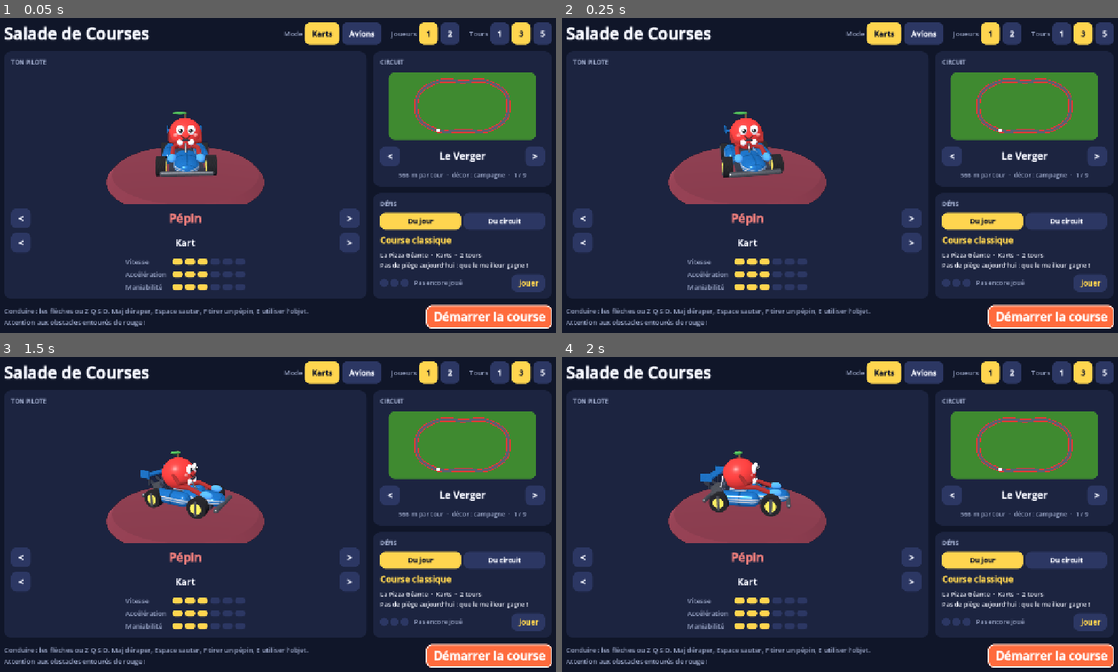
Above: before the commit, frames 1-4 (two rows, left to right).
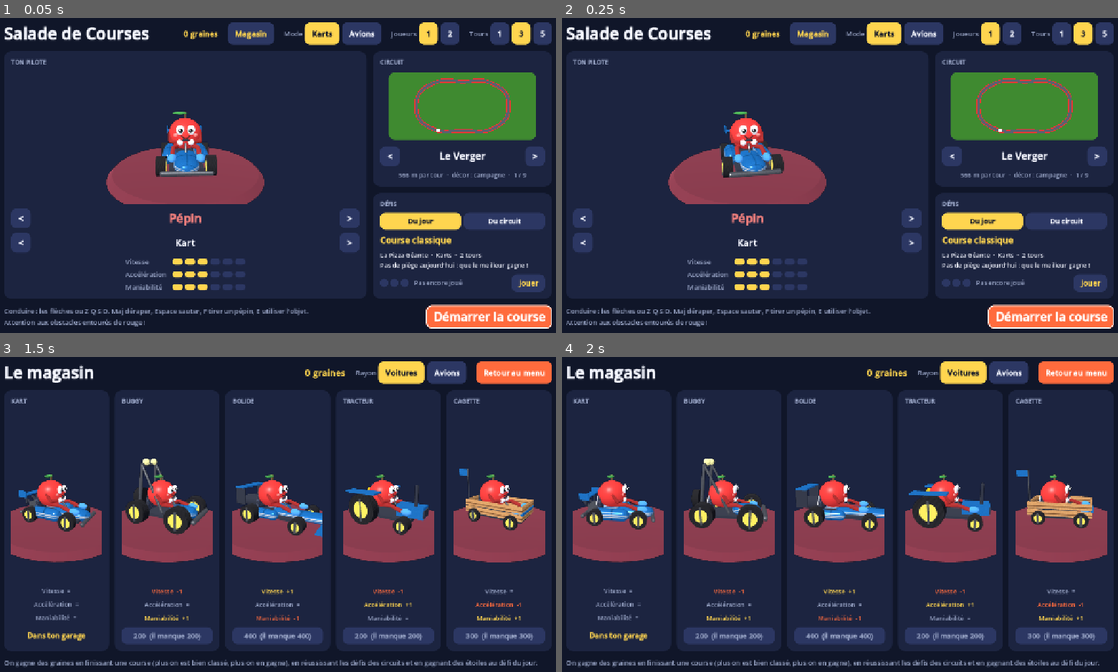
Above: after the commit, the same moments.

Repository: mariusortiz/salade-de-courses
Game: Godot game, scene res://main.tscn
The game is run twice, just before and just after one commit, with the same random seed, the same clock (stepped at 60 frames per second) and the same inputs.
Inputs (mouse positions are in pixels of both pictures, inside the frame that each line leads up to):
- Up to frame 1 (0.05 s): no input
- Up to frame 2 (0.25 s): no input
- Up to frame 3 (1.5 s): click (250, 372) at 0.5 s, where only the run after the commit has a clickable "Magasin"; click (400, 372) at 1.25 s, where only the run after the commit has a clickable "Voitures"
- Up to frame 4 (2 s): no input

The runs differ from the first frame. In frame 1, 0.7% of the frame differs, in the area x 32-50%, y 1-9%; in frame 2, 0.7%; in frame 3, 37%; in frame 4, 37%, in the area x 0-100%, y 1-99%.

Commit message:
Ajoute le magasin de voitures et d'avions, payé en graines gagnées en course
Co-Authored-By: Claude Fable 5.2 <noreply@anthropic.com>

Diff:
--- a/donnees/reglages.gd
+++ b/donnees/reglages.gd
@@ -32,6 +32,11 @@
 # Les obstacles : les toucher fait faire un tête-à-queue
 const OBSTACLES_VITESSE := 1.2  # la vitesse de ceux qui bougent
 const OBSTACLES_AVIONS := 3     # en avion : un obstacle tous les 3 anneaux
+
+# Les graines : la monnaie du magasin
+const GRAINES_PAR_PLACE := [50, 30, 20, 10, 10, 10]  # ce qu'on gagne en finissant 1er, 2e, 3e... (pour 3 tours)
+const GRAINES_DEFI := 100     # pour un défi de circuit réussi la première fois
+const GRAINES_ETOILE := 30    # pour chaque nouvelle étoile du défi du jour
 
 # Le saut
 const SAUT_FORCE := 6.5       # plus grand = on saute plus haut (au-dessus de 7, on passe par-dessus les barrières)
--- a/donnees/vehicules.gd
+++ b/donnees/vehicules.gd
@@ -6,6 +6,8 @@
 #    avion         son nom dans le mode Avions, où chaque véhicule devient un avion
 #    forme         "kart", "buggy", "bolide", "tracteur" ou "cagette"
 #                  (les formes sont fabriquées dans jeu/fruit.gd)
+#    prix          son prix au magasin, en graines (0 = on l'a dès le début)
+#    prix_avion    le prix de l'avion
 #    vitesse, acceleration, maniabilite
 #                  ce que le véhicule ajoute (1) ou enlève (-1) aux points du pilote
 #
@@ -14,9 +16,9 @@
 extends RefCounted
 
 const VEHICULES := [
-	{"nom": "Kart", "avion": "Monoplan", "forme": "kart", "vitesse": 0, "acceleration": 0, "maniabilite": 0},
-	{"nom": "Buggy", "avion": "Biplan", "forme": "buggy", "vitesse": -1, "acceleration": 0, "maniabilite": 1},
-	{"nom": "Bolide", "avion": "Jet", "forme": "bolide", "vitesse": 1, "acceleration": 0, "maniabilite": -1},
-	{"nom": "Tracteur", "avion": "Coucou", "forme": "tracteur", "vitesse": -1, "acceleration": 1, "maniabilite": 0},
-	{"nom": "Cagette", "avion": "Planeur", "forme": "cagette", "vitesse": 0, "acceleration": -1, "maniabilite": 1},
+	{"nom": "Kart", "avion": "Monoplan", "forme": "kart", "vitesse": 0, "acceleration": 0, "maniabilite": 0, "prix": 0, "prix_avion": 0},
+	{"nom": "Buggy", "avion": "Biplan", "forme": "buggy", "vitesse": -1, "acceleration": 0, "maniabilite": 1, "prix": 200, "prix_avion": 200},
+	{"nom": "Bolide", "avion": "Jet", "forme": "bolide", "vitesse": 1, "acceleration": 0, "maniabilite": -1, "prix": 400, "prix_avion": 400},
+	{"nom": "Tracteur", "avion": "Coucou", "forme": "tracteur", "vitesse": -1, "acceleration": 1, "maniabilite": 0, "prix": 200, "prix_avion": 200},
+	{"nom": "Cagette", "avion": "Planeur", "forme": "cagette", "vitesse": 0, "acceleration": -1, "maniabilite": 1, "prix": 300, "prix_avion": 300},
 ]
--- a/jeu/defi.gd
+++ b/jeu/defi.gd
@@ -37,6 +37,12 @@
 	return contenu if contenu is Dictionary else {}
 
 
+static func _ecrire(tout: Dictionary) -> void:
+	var fichier := FileAccess.open(FICHIER, FileAccess.WRITE)
+	if fichier != null:
+		fichier.store_string(JSON.stringify(tout))
+
+
 static func etoiles_du_jour() -> int:
 	return int(_lire().get(_date(), 0))
 
@@ -46,9 +52,7 @@
 	var etoiles := 3 if place == 1 else (2 if place <= 3 else 1)
 	var tout := _lire()
 	tout[_date()] = maxi(etoiles, int(tout.get(_date(), 0)))
-	var fichier := FileAccess.open(FICHIER, FileAccess.WRITE)
-	if fichier != null:
-		fichier.store_string(JSON.stringify(tout))
+	_ecrire(tout)
 	return etoiles
 
 
@@ -56,7 +60,6 @@
 static func serie() -> int:
 	var tout := _lire()
 	var jours := 0
-	tout.erase("circuits")
 	var depuis := 0 if tout.has(_date()) else 1  # si on n'a pas encore joué aujourd'hui, la série tient toujours
 	while tout.has(_date(depuis + jours)):
 		jours += 1
@@ -128,6 +131,4 @@
 	if not faits.has(cle):
 		faits.append(cle)
 	tout["circuits"][nom_du_circuit] = faits
-	var fichier := FileAccess.open(FICHIER, FileAccess.WRITE)
-	if fichier != null:
-		fichier.store_string(JSON.stringify(tout))
+	_ecrire(tout)
--- /dev/null
+++ b/jeu/magasin.gd
@@ -0,0 +1,53 @@
+# Le magasin : on gagne des graines en course, et on les dépense pour acheter
+# des voitures et des avions. Le porte-monnaie et le garage sont gardés sur l'appareil,
+# dans le même fichier que les défis.
+extends RefCounted
+
+const Defi = preload("res://jeu/defi.gd")
+const Vehicules = preload("res://donnees/vehicules.gd")
+
+
+static func graines() -> int:
+	return int(Defi._lire().get("graines", 0))
+
+
+static func gagner(combien: int) -> void:
+	var tout: Dictionary = Defi._lire()
+	tout["graines"] = int(tout.get("graines", 0)) + combien
+	Defi._ecrire(tout)
+
+
+static func prix(numero: int, avion: bool) -> int:
+	return int(Vehicules.VEHICULES[numero].get("prix_avion" if avion else "prix", 0))
+
+
+# Le nom sous lequel un véhicule est rangé dans le garage.
+static func _etiquette(numero: int, avion: bool) -> String:
+	return ("avion:" if avion else "voiture:") + str(Vehicules.VEHICULES[numero]["forme"])
+
+
+# Ce véhicule est-il à nous ? Ceux qui ne coûtent rien le sont toujours.
+static func possede(numero: int, avion: bool) -> bool:
+	if prix(numero, avion) <= 0:
+		return true
+	var garage = Defi._lire().get("garage", [])
+	return garage is Array and garage.has(_etiquette(numero, avion))
+
+
+# Les numéros de tous les véhicules qu'on possède, dans l'ordre.
+static func garage(avion: bool) -> Array:
+	return range(Vehicules.VEHICULES.size()).filter(func(i): return possede(i, avion))
+
+
+# Achète un véhicule si on a assez de graines. Répond true si c'est fait.
+static func acheter(numero: int, avion: bool) -> bool:
+	var tout: Dictionary = Defi._lire()
+	var cout := prix(numero, avion)
+	if possede(numero, avion) or int(tout.get("graines", 0)) < cout:
+		return false
+	tout["graines"] = int(tout.get("graines", 0)) - cout
+	var a_nous: Array = tout.get("garage", []) if tout.get("garage") is Array else []
+	a_nous.append(_etiquette(numero, avion))
+	tout["garage"] = a_nous
+	Defi._ecrire(tout)
+	return true
--- a/jeu/main.gd
+++ b/jeu/main.gd
@@ -10,6 +10,7 @@
 const Decor = preload("res://jeu/decor.gd")
 const Fruit = preload("res://jeu/fruit.gd")
 const Defi = preload("res://jeu/defi.gd")
+const Magasin = preload("res://jeu/magasin.gd")
 
 # Les couleurs du menu.
 const FOND := Color("#101629")
@@ -29,6 +30,9 @@
 var defi := {}             # le défi du jour, quand on est en train de le jouer
 var tournants: Array = []  # les plateaux du menu, qui tournent pour montrer les pilotes
 var angle := 0.0
+var au_magasin := false     # true = on regarde le magasin au lieu du menu
+var rayon_avions := false   # le rayon du magasin : les voitures ou les avions
+var en_demo := false
 
 # Pour les essais automatiques (voir le README, partie « Vérifier »).
 var essai_circuit := -1
@@ -78,6 +82,11 @@
 			choix["vehicules"] = [int(option.trim_prefix("--vehicule=")), int(option.trim_prefix("--vehicule="))]
 		elif option.begins_with("--circuit="):
 			choix["circuit"] = int(option.trim_prefix("--circuit="))
+		elif option == "--magasin":
+			au_magasin = true
+			rayon_avions = choix["avions"]
+		elif option.begins_with("--graines="):
+			Magasin.gagner(int(option.trim_prefix("--graines=")))
 		elif option.begins_with("--onglet="):
 			choix["onglet"] = int(option.trim_prefix("--onglet="))
 		elif option.begins_with("--joueurs="):
@@ -127,6 +136,13 @@
 	var page := VBoxContainer.new()
 	page.add_theme_constant_override("separation", 14)
 	marge.add_child(page)
+	if au_magasin:
+		_montrer_le_magasin(page)
+		return
+	# Si le véhicule choisi n'est pas (ou plus) dans le garage, on reprend le premier.
+	for j in 2:
+		if not Magasin.possede(choix["vehicules"][j], choix["avions"]):
+			choix["vehicules"][j] = 0
 
 	# En haut : le titre, puis le mode, le nombre de joueurs et le nombre de tours.
 	var entete := HBoxContainer.new()
@@ -134,6 +150,13 @@
 	page.add_child(entete)
 	var titre := _texte(entete, R.TITRE, 36, TEXTE, true)
 	titre.size_flags_horizontal = Control.SIZE_EXPAND_FILL
+	_texte(entete, "%d graines" % Magasin.graines(), 17, JAUNE, true).vertical_alignment = VERTICAL_ALIGNMENT_CENTER
+	var boutique := _bouton("Magasin", CARTE_CLAIRE, JAUNE, 17)
+	boutique.pressed.connect(func():
+		au_magasin = true
+		rayon_avions = choix["avions"]
+		_montrer_menu())
+	entete.add_child(boutique)
 	_reglette(entete, "Mode", ["Karts", "Avions"], 1 if choix["avions"] else 0, func(i): choix["avions"] = i == 1)
 	_reglette(entete, "Joueurs", ["1", "2"], choix["joueurs"] - 1, func(i): choix["joueurs"] = i + 1)
 	_reglette(entete, "Tours", R.CHOIX_DE_TOURS.map(func(t): return str(t)), R.CHOIX_DE_TOURS.find(choix["tours"]), func(i): choix["tours"] = R.CHOIX_DE_TOURS[i])
@@ -185,11 +208,38 @@
 	var pilote: Dictionary = Pilotes.PILOTES[choix["pilotes"][j]]
 	var vehicule: Dictionary = Vehicules.VEHICULES[choix["vehicules"][j]]
 
-	# L'aperçu en 3D.
+	_apercu(carte, pilote, vehicule, choix["avions"])
+
+	var nombre := Pilotes.PILOTES.size()
+	_selecteur(carte, pilote["nom"], Color(pilote["couleur"]).lightened(0.35), 26,
+		func(): choix["pilotes"][j] = (choix["pilotes"][j] + nombre - 1) % nombre,
+		func(): choix["pilotes"][j] = (choix["pilotes"][j] + 1) % nombre)
+	# On ne peut choisir que les véhicules de son garage (les autres s'achètent au magasin).
+	var garage: Array = Magasin.garage(choix["avions"])
+	var rang: int = maxi(0, garage.find(choix["vehicules"][j]))
+	_selecteur(carte, vehicule["avion"] if choix["avions"] else vehicule["nom"], TEXTE, 20,
+		func(): choix["vehicules"][j] = garage[(rang + garage.size() - 1) % garage.size()],
+		func(): choix["vehicules"][j] = garage[(rang + 1) % garage.size()])
+
+	# Les points : ceux du pilote, plus ou moins ceux du véhicule.
+	var points := GridContainer.new()
+	points.columns = 2
+	points.add_theme_constant_override("h_separation", 14)
+	points.add_theme_constant_override("v_separation", 6)
+	points.size_flags_horizontal = Control.SIZE_SHRINK_CENTER
+	carte.add_child(points)
+	for qualite in [["Vitesse", "vitesse"], ["Accélération", "acceleration"], ["Maniabilité", "maniabilite"]]:
+		_texte(points, qualite[0], 15, DISCRET)
+		_pastilles(points, pilote[qualite[1]] + vehicule[qualite[1]], 6, JAUNE)
+
+
+# Montre un pilote dans son véhicule, en 3D, sur un plateau qui tourne.
+# etroit : true quand la carte est plus haute que large (au magasin).
+func _apercu(parent: Control, pilote: Dictionary, vehicule: Dictionary, en_avion: bool, etroit := false) -> void:
 	var cadre := SubViewportContainer.new()
 	cadre.stretch = true
 	cadre.size_flags_vertical = Control.SIZE_EXPAND_FILL
-	carte.add_child(cadre)
+	parent.add_child(cadre)
 	var scene := SubViewport.new()
 	scene.own_world_3d = true
 	scene.transparent_bg = true
@@ -210,7 +260,7 @@
 	scene.add_child(plateau)
 	tournants.append(plateau)
 	var socle := CylinderMesh.new()
-	socle.top_radius = 5.4 if choix["avions"] else 2.7
+	socle.top_radius = 5.4 if en_avion else 2.7
 	socle.bottom_radius = socle.top_radius + 0.2
 	socle.height = 0.2
 	var disque := MeshInstance3D.new()
@@ -218,34 +268,73 @@
 	var teinte := StandardMaterial3D.new()
 	teinte.albedo_color = Color(pilote["couleur"]).lerp(CARTE, 0.55)
 	disque.material_override = teinte
-	disque.position.y = -0.5 if choix["avions"] else -0.1
+	disque.position.y = -0.5 if en_avion else -0.1
 	plateau.add_child(disque)
-	plateau.add_child(Fruit.creer(pilote, vehicule, choix["avions"]))
+	plateau.add_child(Fruit.creer(pilote, vehicule, en_avion))
 	var camera := Camera3D.new()
 	camera.fov = 40.0
 	scene.add_child(camera)
-	camera.position = Vector3(0, 4.0, -11.5) if choix["avions"] else Vector3(0, 2.7, -6.8)
+	camera.position = Vector3(0, 4.0, -11.5) if en_avion else Vector3(0, 2.7, -6.8)
 	camera.look_at(Vector3(0, 1.1, 0))
-
-	var nombre := Pilotes.PILOTES.size()
-	_selecteur(carte, pilote["nom"], Color(pilote["couleur"]).lightened(0.35), 26,
-		func(): choix["pilotes"][j] = (choix["pilotes"][j] + nombre - 1) % nombre,
-		func(): choix["pilotes"][j] = (choix["pilotes"][j] + 1) % nombre)
-	var garage := Vehicules.VEHICULES.size()
-	_selecteur(carte, vehicule["avion"] if choix["avions"] else vehicule["nom"], TEXTE, 20,
-		func(): choix["vehicules"][j] = (choix["vehicules"][j] + garage - 1) % garage,
-		func(): choix["vehicules"][j] = (choix["vehicules"][j] + 1) % garage)
-
-	# Les points : ceux du pilote, plus ou moins ceux du véhicule.
-	var points := GridContainer.new()
-	points.columns = 2
-	points.add_theme_constant_override("h_separation", 14)
-	points.add_theme_constant_override("v_separation", 6)
-	points.size_flags_horizontal = Control.SIZE_SHRINK_CENTER
-	carte.add_child(points)
-	for qualite in [["Vitesse", "vitesse"], ["Accélération", "acceleration"], ["Maniabilité", "maniabilite"]]:
-		_texte(points, qualite[0], 15, DISCRET)
-		_pastilles(points, pilote[qualite[1]] + vehicule[qualite[1]], 6, JAUNE)
+	if etroit:
+		camera.keep_aspect = Camera3D.KEEP_WIDTH
+		camera.fov = 46.0 if en_avion else 33.0
+
+
+# ── Le magasin ───────────────────────────────────────────────
+
+# Le magasin a deux rayons : les voitures et les avions. On paie avec les graines gagnées en course.
+func _montrer_le_magasin(page: Control) -> void:
+	var entete := HBoxContainer.new()
+	entete.add_theme_constant_override("separation", 22)
+	page.add_child(entete)
+	var titre := _texte(entete, "Le magasin", 36, TEXTE, true)
+	titre.size_flags_horizontal = Control.SIZE_EXPAND_FILL
+	var graines: int = Magasin.graines()
+	_texte(entete, "%d graines" % graines, 20, JAUNE, true).vertical_alignment = VERTICAL_ALIGNMENT_CENTER
+	_reglette(entete, "Rayon", ["Voitures", "Avions"], 1 if rayon_avions else 0, func(i): rayon_avions = i == 1)
+	var retour := _bouton("Retour au menu", ACCENT, Color.WHITE, 17)
+	retour.pressed.connect(func():
+		au_magasin = false
+		_montrer_menu())
+	entete.add_child(retour)
+
+	var rayon := HBoxContainer.new()
+	rayon.add_theme_constant_override("separation", 12)
+	rayon.size_flags_vertical = Control.SIZE_EXPAND_FILL
+	page.add_child(rayon)
+	var pilote: Dictionary = Pilotes.PILOTES[choix["pilotes"][0]]
+	for numero in Vehicules.VEHICULES.size():
+		var vehicule: Dictionary = Vehicules.VEHICULES[numero]
+		var carte := _carte(rayon, vehicule["avion"] if rayon_avions else vehicule["nom"])
+		carte.get_parent().size_flags_horizontal = Control.SIZE_EXPAND_FILL
+		_apercu(carte, pilote, vehicule, rayon_avions, true)
+		for qualite in [["Vitesse", "vitesse"], ["Accélération", "acceleration"], ["Maniabilité", "maniabilite"]]:
+			var plus: int = vehicule[qualite[1]]
+			var ligne := _texte(carte, "%s  %s" % [qualite[0], ("+%d" % plus) if plus > 0 else ("%d" % plus if plus < 0 else "=")], 14, JAUNE if plus > 0 else (ACCENT if plus < 0 else DISCRET))
+			ligne.horizontal_alignment = HORIZONTAL_ALIGNMENT_CENTER
+		var prix: int = Magasin.prix(numero, rayon_avions)
+		if Magasin.possede(numero, rayon_avions):
+			var a_nous := _bouton("Dans ton garage", CARTE, JAUNE, 16)
+			a_nous.disabled = true
+			a_nous.add_theme_color_override("font_disabled_color", JAUNE)
+			a_nous.add_theme_stylebox_override("disabled", a_nous.get_theme_stylebox("normal"))
+			carte.add_child(a_nous)
+		elif graines >= prix:
+			var acheter := _bouton("Acheter : %d" % prix, ACCENT, Color.WHITE, 16)
+			acheter.pressed.connect(func():
+				Magasin.acheter(numero, rayon_avions)
+				_montrer_menu())
+			carte.add_child(acheter)
+		else:
+			var trop_cher := _bouton("%d  (il manque %d)" % [prix, prix - graines], CARTE_CLAIRE, DISCRET, 15)
+			trop_cher.disabled = true
+			trop_cher.add_theme_color_override("font_disabled_color", DISCRET)
+			trop_cher.add_theme_stylebox_override("disabled", trop_cher.get_theme_stylebox("normal"))
+			carte.add_child(trop_cher)
+
+	var aide := _texte(page, "On gagne des graines en finissant une course (plus on est bien classé, plus on en gagne), en réussissant les défis des circuits et en gagnant des étoiles au défi du jour.", 15, DISCRET)
+	aide.autowrap_mode = TextServer.AUTOWRAP_WORD_SMART
 
 
 # La carte du circuit : son plan vu d'en haut, aux couleurs de son décor.
@@ -497,6 +586,7 @@
 # Lance la course choisie dans le menu, ou le défi du jour si on a cliqué dessus.
 func _lancer(demo: bool) -> void:
 	_nettoyer()
+	en_demo = demo
 	course = Course.new()
 	course.demo = demo
 	add_child(course)
@@ -506,10 +596,13 @@
 	if joueurs == 2 and humains[0] == humains[1]:
 		humains[1] = (humains[0] + 1) % Pilotes.PILOTES.size()  # pas deux fois le même fruit
 	var circuit: Dictionary = Circuits.CIRCUITS[defi["circuit"] if not defi.is_empty() else choix["circuit"]]
+	# Un défi peut se jouer dans l'autre mode : on ne garde le véhicule choisi que s'il est dans le garage.
+	var en_avion: bool = defi["avions"] if not defi.is_empty() else choix["avions"]
+	var vehicules: Array = choix["vehicules"].map(func(v): return v if Magasin.possede(v, en_avion) else 0)
 	if defi.is_empty():
-		course.demarrer(circuit, humains, choix["vehicules"], choix["tours"], choix["avions"])
+		course.demarrer(circuit, humains, vehicules, choix["tours"], en_avion)
 	else:
-		course.demarrer(circuit, humains, choix["vehicules"], defi["tours"], defi["avions"], defi["regle"]["effet"])
+		course.demarrer(circuit, humains, vehicules, defi["tours"], en_avion, defi["regle"]["effet"])
 	_jouer(circuit.get("musique", ""))
 
 
@@ -547,11 +640,19 @@
 		_texte(ligne, r["nom"], 22, couleur, r["humain"]).size_flags_horizontal = Control.SIZE_EXPAND_FILL
 		_texte(ligne, "%.1f s" % r["temps"] if r["temps"] >= 0.0 else "—", 20, couleur)
 
+	# Les graines : selon la place, et plus pour une course plus longue.
+	var graines := 0
+	if place > 0 and not en_demo and joueur["temps"] >= 0.0:
+		var tours: int = defi["tours"] if not defi.is_empty() else choix["tours"]
+		graines = int(R.GRAINES_PAR_PLACE[mini(place, R.GRAINES_PAR_PLACE.size()) - 1] * tours / 3.0)
+
 	# Le défi du jour : on gagne une, deux ou trois étoiles.
 	if defi.has("epreuve") and place > 0:
 		# Un défi du circuit : réussi ou raté.
 		var gagne: bool = Defi.reussie(defi["epreuve"], joueur)
 		if gagne:
+			if not Defi.reussis(Circuits.CIRCUITS[defi["circuit"]]["nom"]).has(defi["epreuve"]["cle"]):
+				graines += R.GRAINES_DEFI
 			Defi.valider(Circuits.CIRCUITS[defi["circuit"]]["nom"], defi["epreuve"]["cle"])
 		var ligne := HBoxContainer.new()
 		ligne.add_theme_constant_override("separation", 12)
@@ -561,12 +662,18 @@
 		verdict.autowrap_mode = TextServer.AUTOWRAP_WORD_SMART
 		verdict.size_flags_horizontal = Control.SIZE_EXPAND_FILL
 	elif not defi.is_empty() and place > 0:
+		var avant: int = Defi.etoiles_du_jour()
 		var etoiles := Defi.noter(place)
+		graines += R.GRAINES_ETOILE * maxi(0, etoiles - avant)
 		var ligne := HBoxContainer.new()
 		ligne.add_theme_constant_override("separation", 12)
 		carte.add_child(ligne)
 		_pastilles(ligne, etoiles, 3, JAUNE, 22)
 		_texte(ligne, Defis.ETOILES[etoiles - 1] + " : %d étoile%s !" % [etoiles, "s" if etoiles > 1 else ""], 17, JAUNE, true)
+
+	if graines > 0:
+		Magasin.gagner(graines)
+		_texte(carte, "+ %d graines  (tu en as %d)" % [graines, Magasin.graines()], 18, JAUNE, true)
 
 	var boutons := HBoxContainer.new()
 	boutons.add_theme_constant_override("separation", 12)
